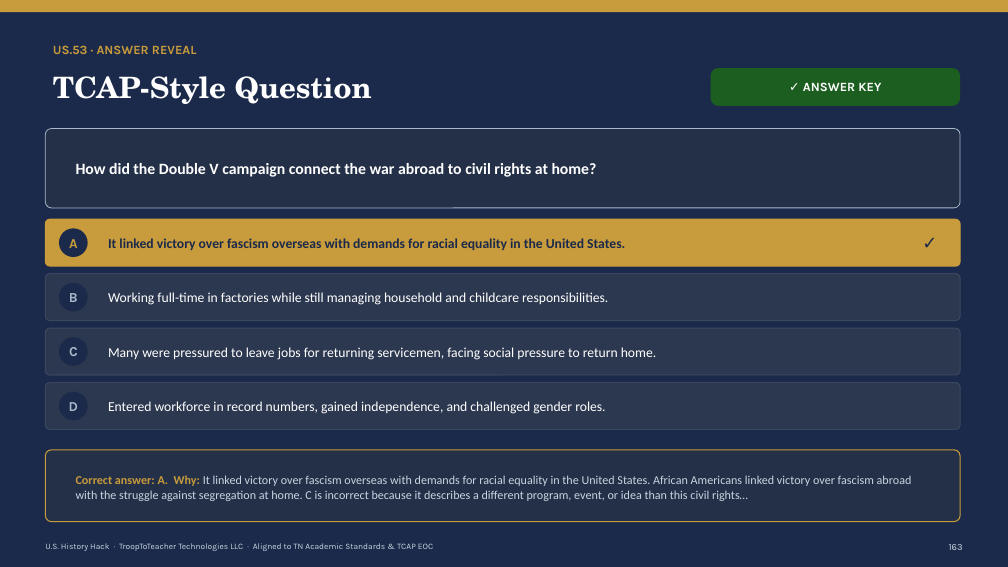
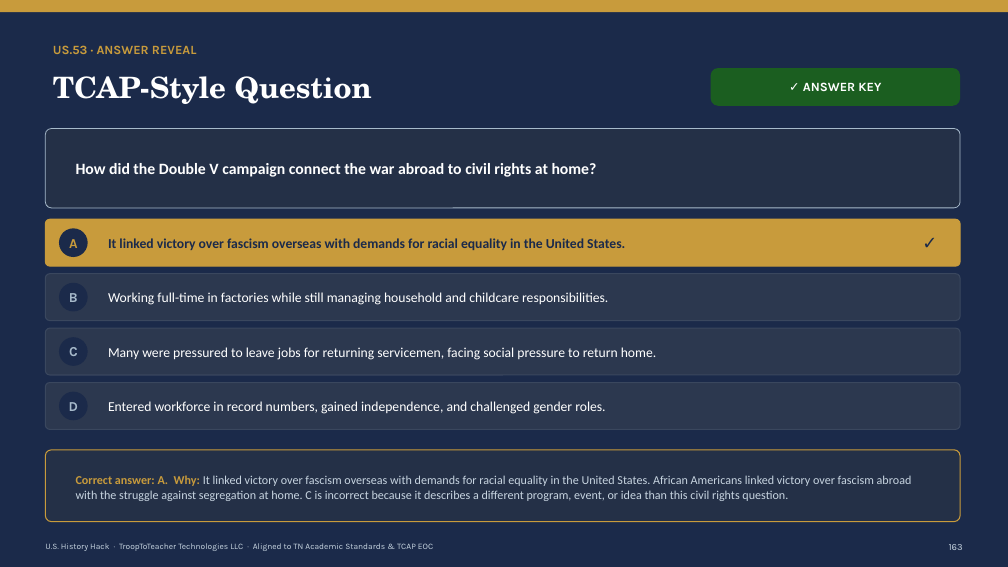
Before and after one commit to Trooptoteacher/trooptoteacher-history, a slide deck: slide 164 of 00_START_HERE/UNIT6_DECKS_BUILD/Unit6_Teacher_Deck_CourseStandard.pptx. Drawn at 1008x567 pixels with LibreOffice and Linux fonts; fonts in the diff are those of the drawing. Boxes give left, top, right and bottom in pixels: in the first picture for what was removed or moved away, otherwise in the second. Text is boxed around its words. In the diff, an @@ line names an element or a change of style, - is before the commit and + after.

```diff
--- a/00_START_HERE/UNIT6_DECKS_BUILD/Unit6_Teacher_Deck_CourseStandard.pptx
+++ b/00_START_HERE/UNIT6_DECKS_BUILD/Unit6_Teacher_Deck_CourseStandard.pptx
@@ text at <box>76,475,912,501</box>: text changed @@
-Correct answer: A. Why: It linked victory over fascism overseas with demands for racial equality in the United States. African Americans linked victory over fascism abroad with the struggle against segregation at home. C is incorrect because it describes a different program, event, or idea than this civil rights…
+Correct answer: A. Why: It linked victory over fascism overseas with demands for racial equality in the United States. African Americans linked victory over fascism abroad with the struggle against segregation at home. C is incorrect because it describes a different program, event, or idea than this civil rights question.
```
Also in this commit, not shown: 11 other slides changed, 7 other files.
